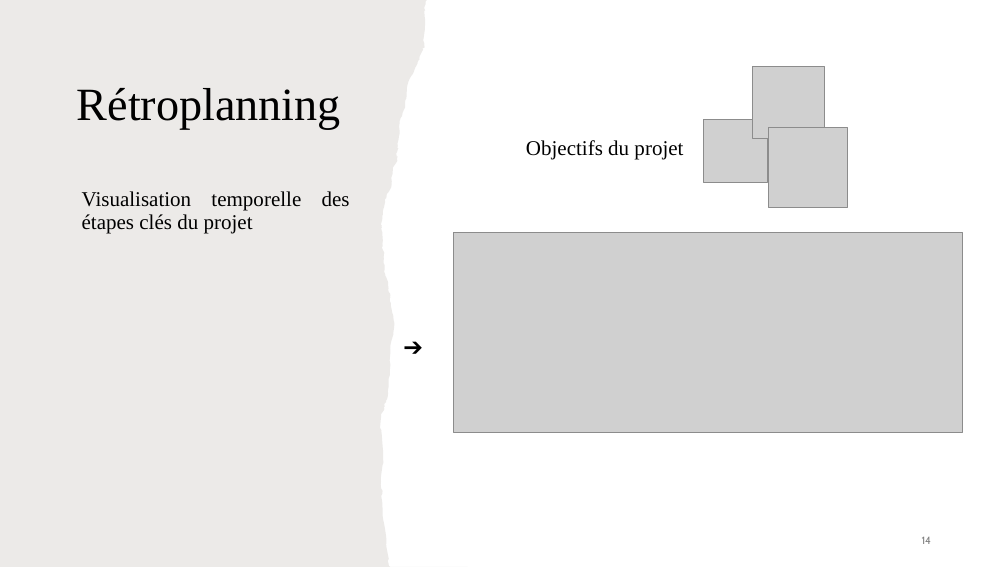
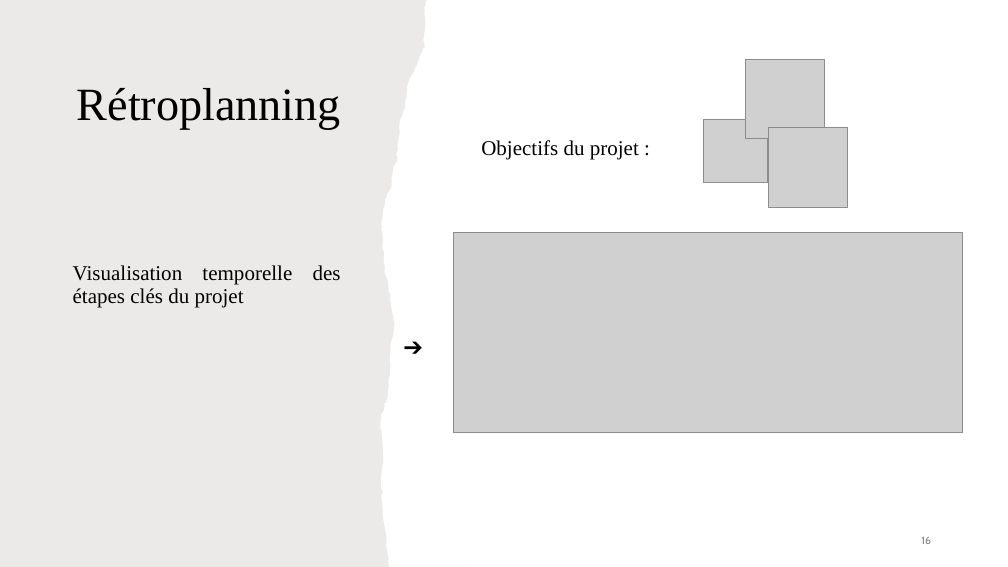
Before and after one commit to manelbenhamouda/projets-CDA, a slide deck: slide 16 of Diaporama_Haldan.pptx (slide 14 before the commit). Drawn at 1008x567 pixels with LibreOffice and Linux fonts; fonts in the diff are those of the drawing; grey boxes stand for pictures. Boxes give left, top, right and bottom in pixels: in the first picture for what was removed or moved away, otherwise in the second. Text is boxed around its words. In the diff, an @@ line names an element or a change of style, - is before the commit and + after.

```diff
--- a/Diaporama_Haldan.pptx
+++ b/Diaporama_Haldan.pptx
@@ picture: place and size @@
-picture at bbox=[753, 67, 825, 138]
+picture at bbox=[746, 60, 825, 139]
@@ text at bbox=[481, 140, 639, 159]: text changed @@
-Objectifs du projet
+Objectifs du projet :
@@ text "Visualisation temporelle des étapes clés ...": place and size @@
-text "Visualisation temporelle des étapes clés ..." at bbox=[82, 191, 350, 234]
+text "Visualisation temporelle des étapes clés ..." at bbox=[73, 265, 341, 307]
@@ page number at bbox=[921, 536, 931, 544]: text changed @@
-14
+16
```
Also in this commit, not shown: 12 other slides changed, 2 slides added, 1 slide removed.
